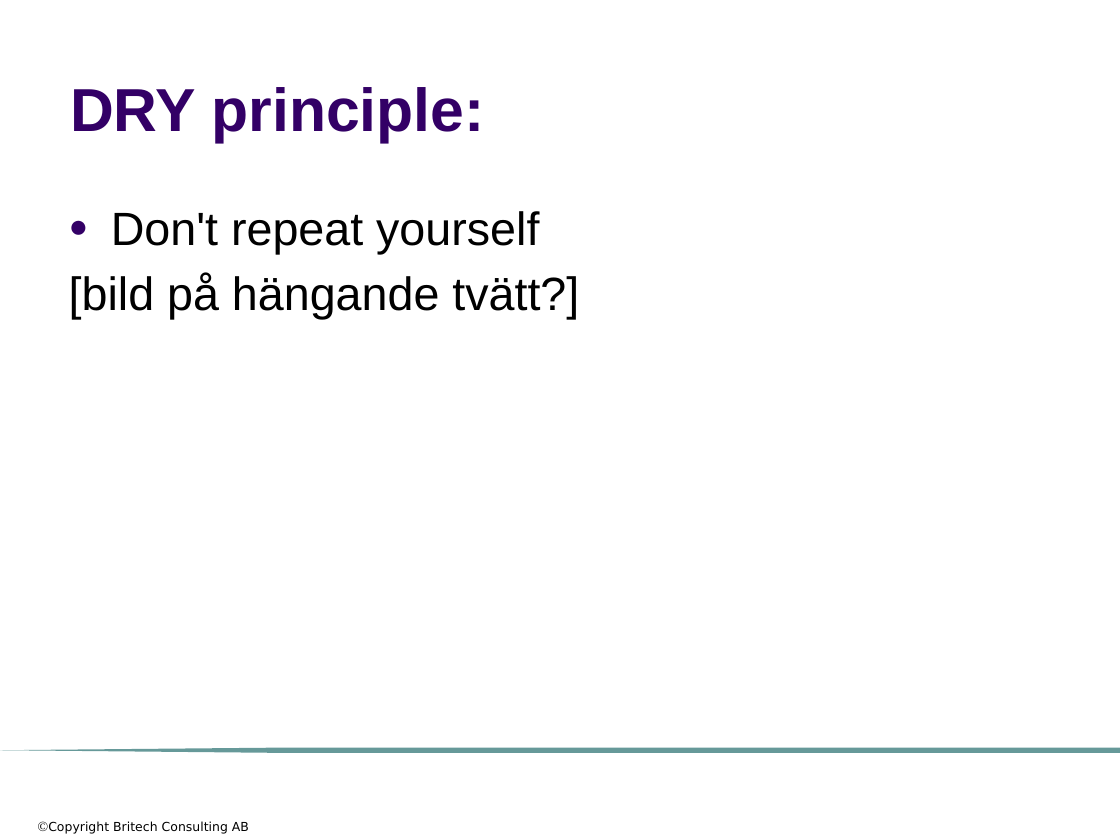
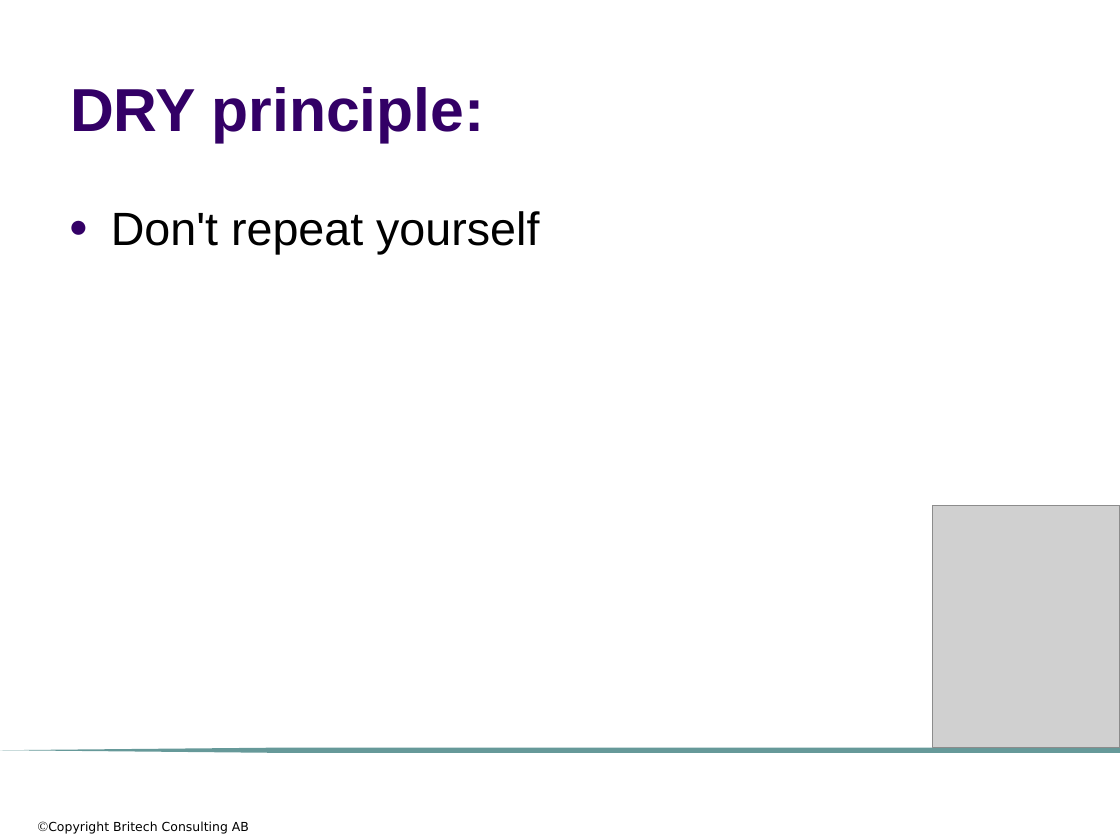
Before and after one commit to me97esn/groovyseminarium, a slide deck: slide 61 of groovyseminarie/dokument/groovyseminarium_source_w_logo.pptx (slide 57 before the commit). Drawn at 1120x840 pixels with LibreOffice and Linux fonts; fonts in the diff are those of the drawing; grey boxes stand for pictures; background and template pictures are left out. Boxes give left, top, right and bottom in pixels: in the first picture for what was removed or moved away, otherwise in the second. Text is boxed around its words. In the diff, an @@ line names an element or a change of style, - is before the commit and + after.

```diff
--- a/groovyseminarie/dokument/groovyseminarium_source_w_logo.pptx
+++ b/groovyseminarie/dokument/groovyseminarium_source_w_logo.pptx
@@ text at (69, 273, 579, 319): paragraph removed @@
-[bild på hängande tvätt?]
@@ picture added at (933, 505, 1120, 747) @@
```
Also in this commit, not shown: 4 other slides changed, 4 slides added, 6 other files.
